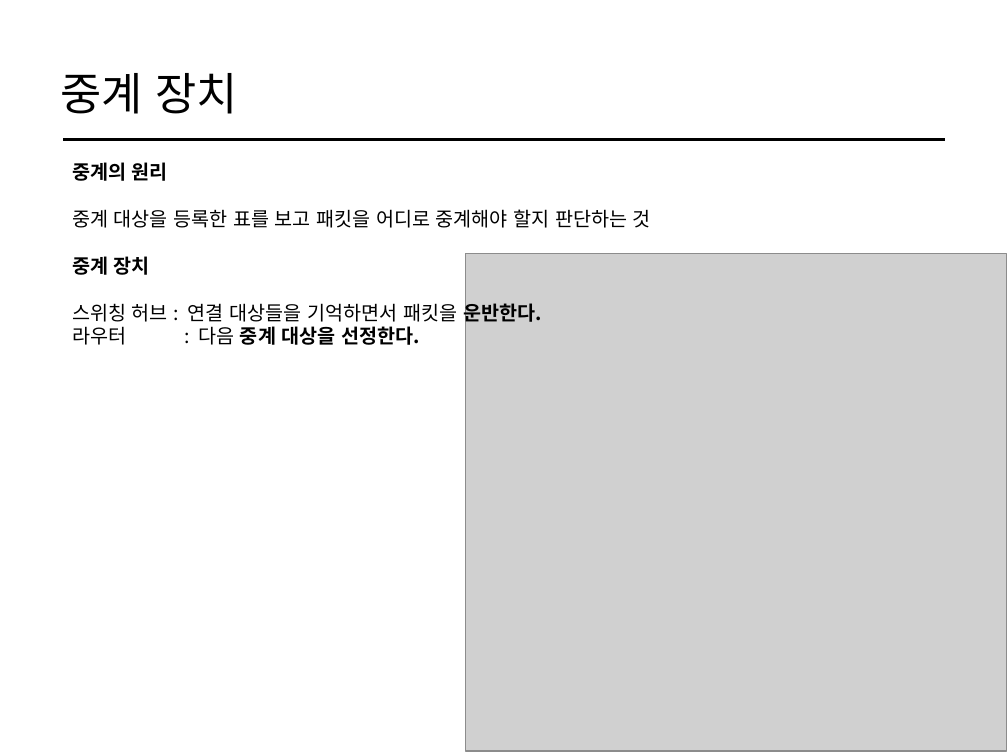
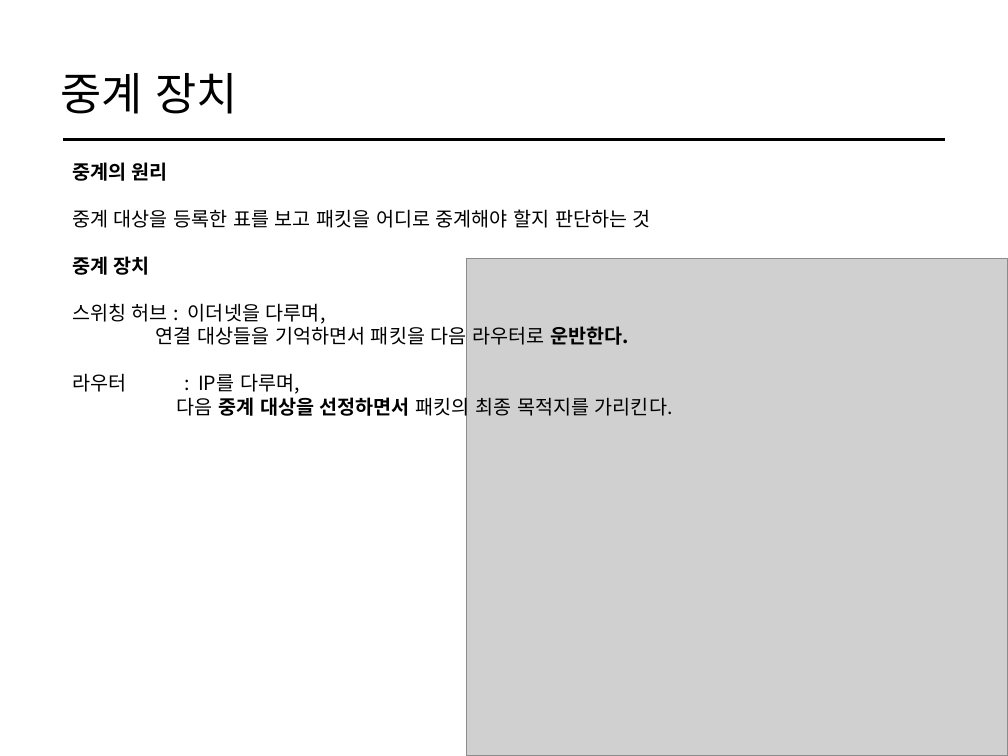
Before and after one commit to cs-study-org/cs-study, a slide deck: slide 4 of 13/yongki/LANdevice.pptx. Drawn at 1008x756 pixels with LibreOffice and Linux fonts; fonts in the diff are those of the drawing; grey boxes stand for pictures. Boxes give left, top, right and bottom in pixels: in the first picture for what was removed or moved away, otherwise in the second. Text is boxed around its words. In the diff, an @@ line names an element or a change of style, - is before the commit and + after.

```diff
--- a/13/yongki/LANdevice.pptx
+++ b/13/yongki/LANdevice.pptx
@@ text at (72,162,673,420): text changed @@
-중계의 원리
-중계 대상을 등록한 표를 보고 패킷을 어디로 중계해야 할지 판단하는 것
-중계 장치
-스위칭 허브 : 연결 대상들을 기억하면서 패킷을 운반한다.
-라우터 : 다음 중계 대상을 선정한다.
+중계의 원리
+중계 대상을 등록한 표를 보고 패킷을 어디로 중계해야 할지 판단하는 것
+중계 장치
+스위칭 허브 : 이더넷을 다루며,
+연결 대상들을 기억하면서 패킷을 다음 라우터로 운반한다.
+라우터 : IP를 다루며,
+다음 중계 대상을 선정하면서 패킷의 최종 목적지를 가리킨다.
@@ picture: place and size @@
-picture at (465,254,1006,751)
+picture at (467,259,1008,756)
```
Also in this commit, not shown: 8 other slides changed, 5 slides added, 1 slide removed.
